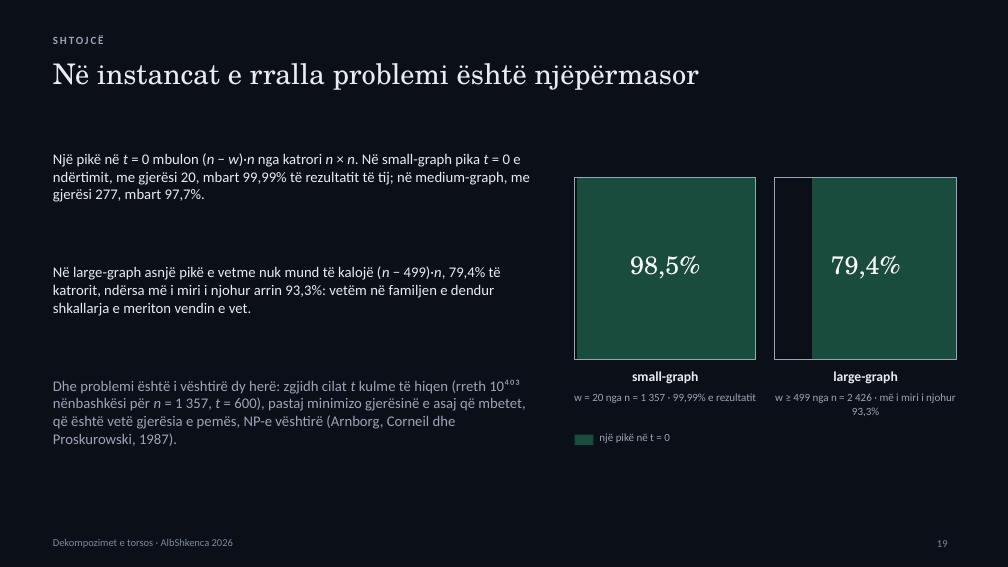
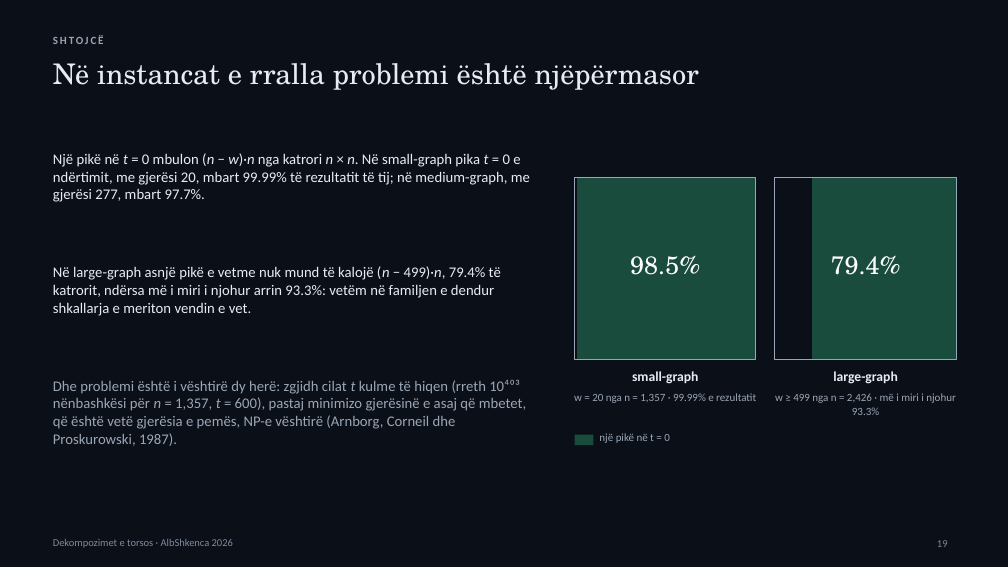
Before and after one commit to adrianymeri/SpOC3, a slide deck: slide 19 of SpOC3-Dekompozime-Torso-AlbShkenca2026-SQ.pptx. Drawn at 1008x567 pixels with LibreOffice and Linux fonts; fonts in the diff are those of the drawing. Boxes give left, top, right and bottom in pixels: in the first picture for what was removed or moved away, otherwise in the second. Text is boxed around its words. In the diff, an @@ line names an element or a change of style, - is before the commit and + after.

```diff
--- a/SpOC3-Dekompozime-Torso-AlbShkenca2026-SQ.pptx
+++ b/SpOC3-Dekompozime-Torso-AlbShkenca2026-SQ.pptx
@@ text at <box>53,153,530,202</box>: text changed @@
-Një pikë në t = 0 mbulon (n − w)·n nga katrori n × n. Në small-graph pika t = 0 e ndërtimit, me gjerësi 20, mbart 99,99% të rezultatit të tij; në medium-graph, me gjerësi 277, mbart 97,7%.
+Një pikë në t = 0 mbulon (n − w)·n nga katrori n × n. Në small-graph pika t = 0 e ndërtimit, me gjerësi 20, mbart 99.99% të rezultatit të tij; në medium-graph, me gjerësi 277, mbart 97.7%.
@@ text at <box>53,266,501,316</box>: text changed @@
-Në large-graph asnjë pikë e vetme nuk mund të kalojë (n − 499)·n, 79,4% të katrorit, ndërsa më i miri i njohur arrin 93,3%: vetëm në familjen e dendur shkallarja e meriton vendin e vet.
+Në large-graph asnjë pikë e vetme nuk mund të kalojë (n − 499)·n, 79.4% të katrorit, ndërsa më i miri i njohur arrin 93.3%: vetëm në familjen e dendur shkallarja e meriton vendin e vet.
@@ text at <box>630,256,700,275</box>: text changed @@
-98,5%
+98.5%
@@ text at <box>831,256,901,275</box>: text changed @@
-79,4%
+79.4%
@@ text at <box>53,379,526,446</box>: text changed @@
-Dhe problemi është i vështirë dy herë: zgjidh cilat t kulme të hiqen (rreth 10⁴⁰³ nënbashkësi për n = 1 357, t = 600), pastaj minimizo gjerësinë e asaj që mbetet, që është vetë gjerësia e pemës, NP-e vështirë (Arnborg, Corneil dhe Proskurowski, 1987).
+Dhe problemi është i vështirë dy herë: zgjidh cilat t kulme të hiqen (rreth 10⁴⁰³ nënbashkësi për n = 1,357, t = 600), pastaj minimizo gjerësinë e asaj që mbetet, që është vetë gjerësia e pemës, NP-e vështirë (Arnborg, Corneil dhe Proskurowski, 1987).
@@ text at <box>574,393,756,403</box>: text changed @@
-w = 20 nga n = 1 357 · 99,99% e rezultatit
+w = 20 nga n = 1,357 · 99.99% e rezultatit
@@ text at <box>775,393,956,415</box>: text changed @@
-w ≥ 499 nga n = 2 426 · më i miri i njohur 93,3%
+w ≥ 499 nga n = 2,426 · më i miri i njohur 93.3%
```
Also in this commit, not shown: 17 other slides changed, 4 other files.
